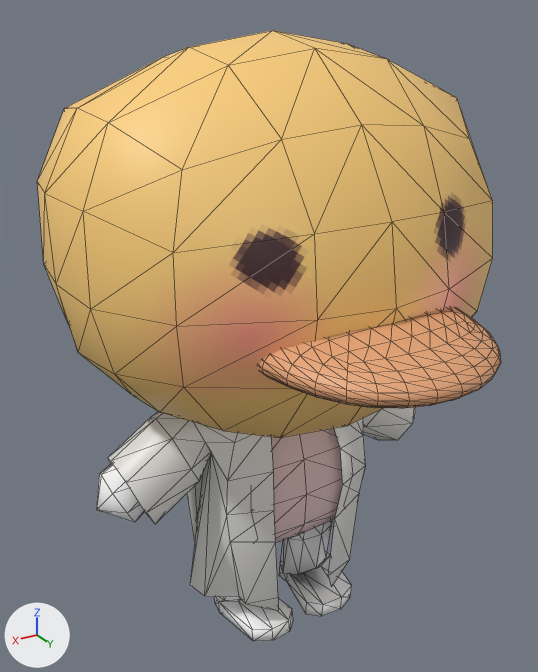
Renders of the glTF model three_template/src/assets/ducktor.glb from each side of a commit.
Rendered twice from a camera (50 mm lens) standing at (17.96, 11.1, 12.19) and looking at (11.75, 0.75, 7.01). Arrows for +X, +Y and +Z are at lower left; the lights stay in place. Mesh edges are drawn as thin lines. Where no turn or scale is listed for an object, it has been applied to the vertices. Vertices at the same position are counted once.

Script lines for the objects in view, before the commit:
```python
me_cube_001 = bpy.data.meshes.new('Cube.001')
me_cube_001.from_pydata(...)  # 386 vertices, 768 faces; spans x -1.86..1.86, y 0.34..5.12, z 4.08..5.04
me_cube_001.materials.append(mat_material_003)  # beige #e7a87a
me_roundcube_001 = bpy.data.meshes.new('Roundcube.001')
me_roundcube_001.from_pydata(...)  # 222 vertices, 440 faces; spans x -3.53..3.53, y -0.74..1.81, z -2.14..2.84
me_roundcube_001.materials.append(mat_duck_material)  # picture img_duck_texture
me_roundcube_002 = bpy.data.meshes.new('Roundcube.002')
me_roundcube_002.from_pydata(...)  # 98 vertices, 192 faces; spans x -3.76..3.76, y -2.88..3.75, z 2.32..8.75
me_roundcube_002.materials.append(mat_duck_material)  # picture img_duck_texture
me_roundcube_003 = bpy.data.meshes.new('Roundcube.003')
me_roundcube_003.from_pydata(...)  # 114 vertices, 184 faces; spans x -3.19..3.19, y -0.92..1.75, z -1.56..3.14
me_roundcube_003.materials.append(mat_material)  # white #e7e6e3
ob_bata = bpy.data.objects.new('BATA', me_roundcube_003)
ob_bata.location = (11.51, 0.01, 3.23)
ob_body = bpy.data.objects.new('BODY', me_roundcube_001)
ob_body.location = (11.51, 0.01, 3.23)
ob_head = bpy.data.objects.new('HEAD', me_roundcube_002)
ob_head.location = (11.51, 0.01, 3.23)
ob_motuh = bpy.data.objects.new('MOTUH', me_cube_001)
ob_motuh.location = (11.51, 0.01, 3.23)
# also in view: 'SHIRT' at (11.51, 0.5, 4.43)
```
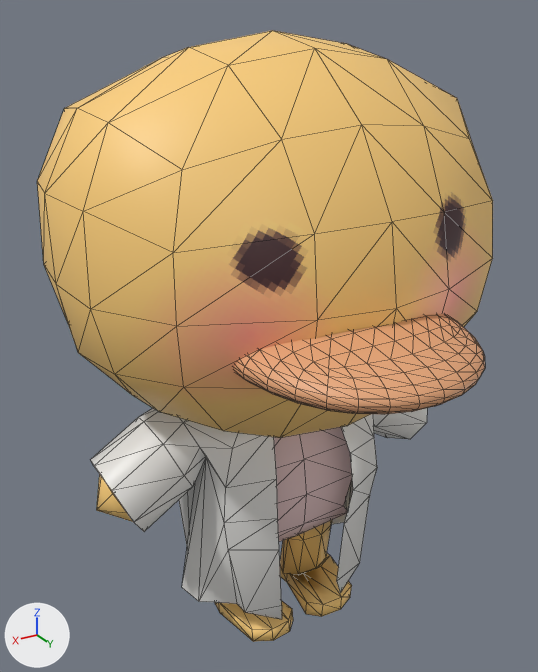
The newer file is also rescaled (x0.302), turned or shifted as a whole; pictures and numbers use the older file's frame.

Boxes (x1, y1, x2, y2) around the edits, measured in the pictures (538 x 672 px):
'BATA', mesh rescaled (10% wider)
    before: (108, 407, 414, 611)
    after: (91, 408, 427, 619)
'MOTUH', mesh moved
    before: (259, 307, 501, 408)
    after: (234, 314, 485, 414)
'BODY', reshaped
    before: (96, 407, 415, 642)
    after: (96, 474, 352, 642)

What changed in the scene script:
```text
Add mat_material_004:
    mat_material_004 = principled_material('Material.004')
    mat_material_004.base_color = (1.0, 0.638, 0.202)  # orange #ffd17c
Change me_roundcube_003:
    where me_roundcube_003.from_pydata(...)  # 114 vertices, 184 faces; spans x -3.19..3.19, y -0.92..1.75, z -1.56..3.14
    used by ob_bata; location = (11.51, 0.01, 3.23)
    me_roundcube_003 part 1: the whole mesh is scaled about its middle by (1.09, 1.18, 1), then moved by (0.0, -0.01, 0.0)
Change me_roundcube_001:
    used by ob_body; location = (11.51, 0.01, 3.23)
    remove me_roundcube_001.from_pydata(...)  # 222 vertices, 440 faces; spans x -3.53..3.53, y -0.74..1.81, z -2.14..2.84
    add me_roundcube_001.from_pydata(...)  # 220 vertices, 436 faces; spans x -3.53..3.53, y -0.74..1.81, z -2.14..2.84
    me_roundcube_001 part 2: 428 faces spanning x -3.53..3.53, y -0.74..1.81, z -2.14..2.84 switch from mat_duck_material (picture img_duck_texture) to mat_material_004 (orange #ffd17c)
Change me_cube_001:
    where me_cube_001.from_pydata(...)  # 386 vertices, 768 faces; spans x -1.86..1.86, y 0.34..5.12, z 4.08..5.04
    used by ob_motuh; location = (11.51, 0.01, 3.23)
    me_cube_001 part 3: the whole mesh is moved by (0.3, 0.0, 0.0)
```
